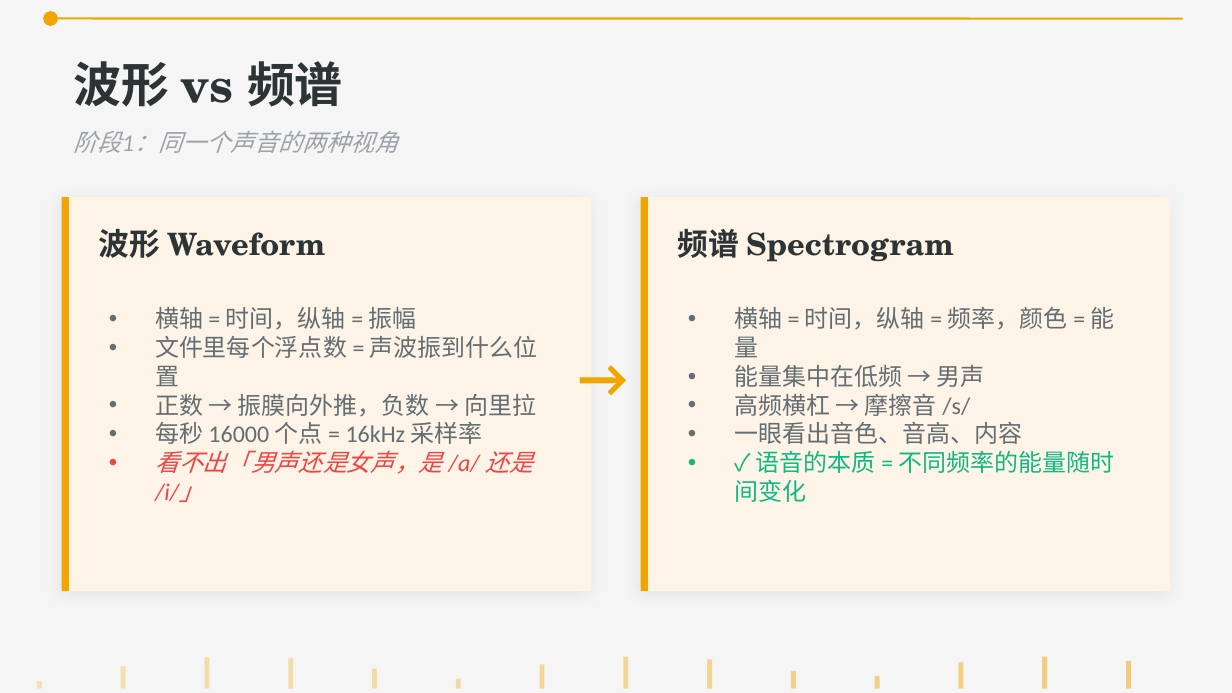
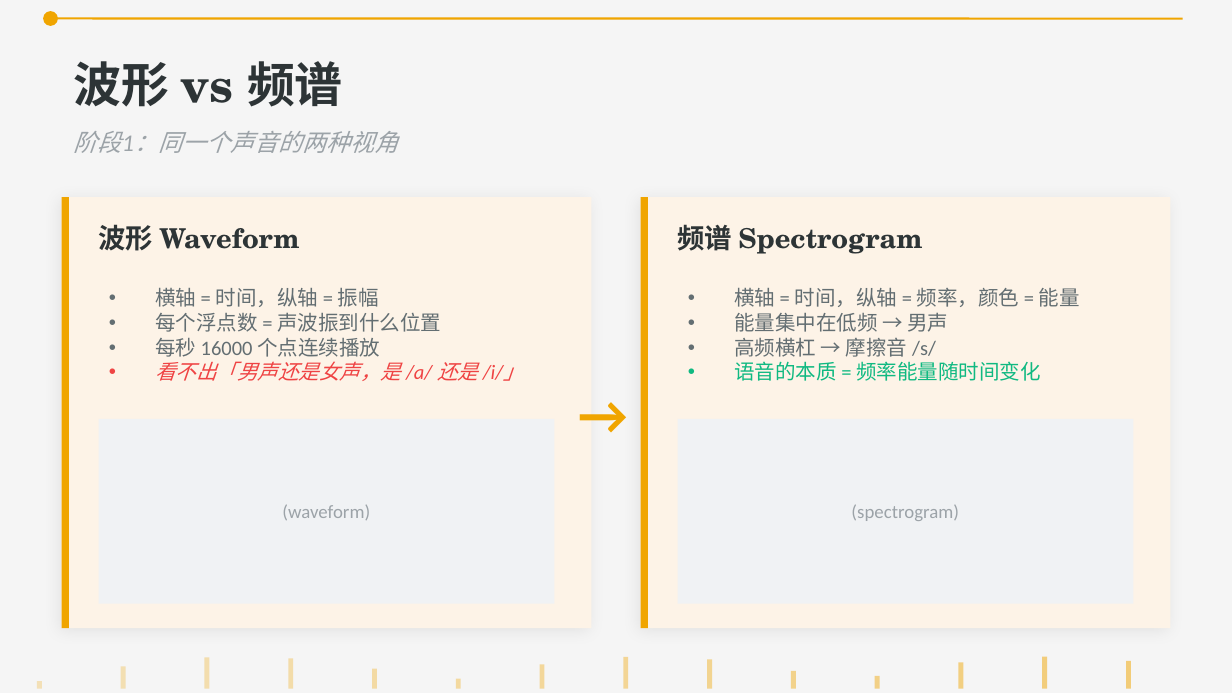
Before and after one commit to Dlight160/LearnTTS, a slide deck: slide 4 of TTS_Talk_SignalFlow.pptx. Drawn at 1232x693 pixels with LibreOffice and Linux fonts; fonts in the diff are those of the drawing. Boxes give left, top, right and bottom in pixels: in the first picture for what was removed or moved away, otherwise in the second. Text is boxed around its words. In the diff, an @@ line names an element or a change of style, - is before the commit and + after.

```diff
--- a/TTS_Talk_SignalFlow.pptx
+++ b/TTS_Talk_SignalFlow.pptx
@@ rectangle: place and size @@
-rectangle at (62, 197, 591, 591)
+rectangle at (62, 197, 591, 628)
@@ rectangle: place and size @@
-rectangle at (62, 197, 69, 591)
+rectangle at (62, 197, 69, 628)
@@ rectangle: place and size @@
-rectangle at (641, 197, 1170, 591)
+rectangle at (641, 197, 1170, 628)
@@ rectangle: place and size @@
-rectangle at (641, 197, 648, 591)
+rectangle at (641, 197, 648, 628)
@@ text "波形 Waveform" at (99, 224, 299, 251): size 18 to 16 pt @@
@@ text "频谱 Spectrogram" at (678, 225, 922, 254): size 18 to 16 pt @@
@@ text "横轴 = 时间，纵轴 = 振幅": place and size @@
-text "横轴 = 时间，纵轴 = 振幅" at (155, 307, 538, 502)
+text "横轴 = 时间，纵轴 = 振幅" at (155, 288, 524, 381)
@@ text "横轴 = 时间，纵轴 = 频率，颜色 ...": place and size @@
-text "横轴 = 时间，纵轴 = 频率，颜色 ..." at (734, 307, 1115, 502)
+text "横轴 = 时间，纵轴 = 频率，颜色 ..." at (734, 288, 1080, 381)
@@ text at (155, 288, 524, 381): size 14 to 12 pt in "横轴 = 时间，纵轴 = 振幅", "看不出「男声还是女声，是 /a/ 还是 /i/」" @@
@@ text at (734, 288, 1080, 357): size 14 to 12 pt in "横轴 = 时间，纵轴 = 频率，颜色 = 能量", "能量集中在低频 → 男声", "高频横杠 → 摩擦音 /s/" @@
@@ text at (155, 312, 441, 357): text changed; size 14 to 12 pt @@
-• 文件里每个浮点数 = 声波振到什么位置
-• 正数 → 振膜向外推，负数 → 向里拉
-• 每秒 16000 个点 = 16kHz 采样率
+• 每个浮点数 = 声波振到什么位置
+• 每秒 16000 个点连续播放
@@ text "→": place and size @@
-text "→" at (554, 345, 653, 407)
+text "→" at (554, 382, 653, 444)
@@ text at (734, 361, 1041, 381): text changed; size 14 to 12 pt @@
-• 一眼看出音色、音高、内容
-• ✓ 语音的本质 = 不同频率的能量随时间变化
+• 语音的本质 = 频率能量随时间变化
@@ rectangle added at (99, 419, 554, 604), fill #F0F2F4 @@
@@ rectangle added at (678, 419, 1133, 604), fill #F0F2F4 @@
@@ text added at (282, 505, 370, 520), 11 pt, text #9CA3A8 @@
+(waveform)
@@ text added at (851, 505, 959, 521), 11 pt, text #9CA3A8 @@
+(spectrogram)
```
Also in this commit, not shown: 6 other slides changed, 3 other files.
